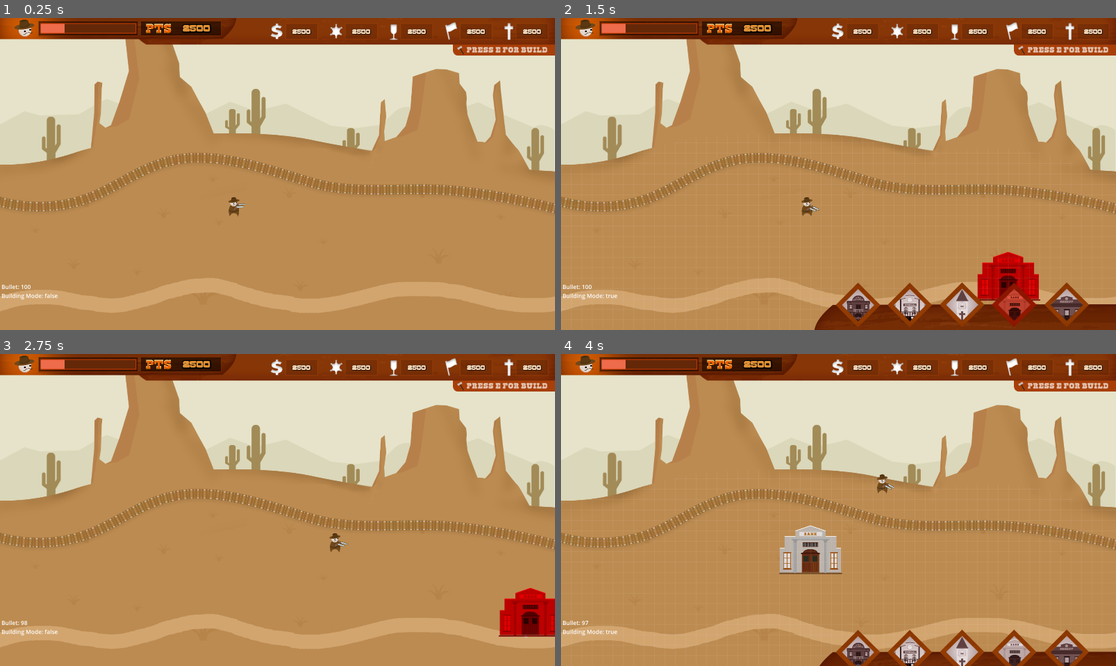
Above: before the commit, frames 1-4 (two rows, left to right).
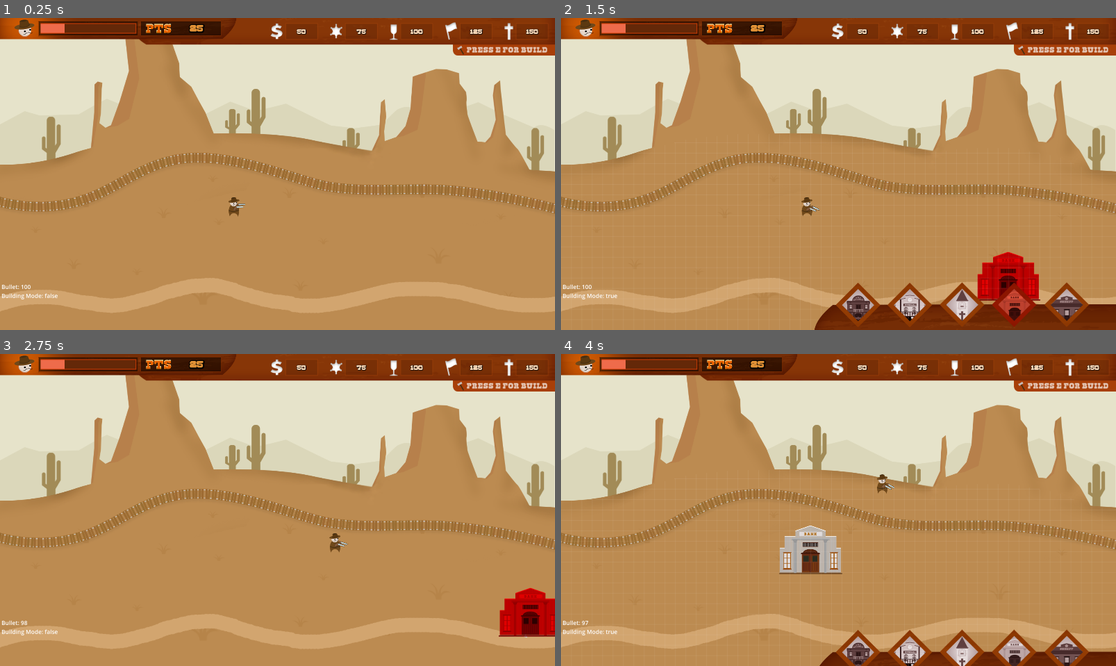
Above: after the commit, the same moments.

Repository: realfirat/A-Simple-Wild-West-Game
Game: Godot game, scene res://scenes/main.tscn
Same seed, same stepped clock (60 frames per second), same inputs: the game is played once before the commit and once after it.
Inputs (mouse positions are in pixels of both pictures, inside the frame that each line leads up to):
- Up to frame 1 (0.25 s): no input
- Up to frame 2 (1.5 s): tap Enter at 0.5 s; move the mouse to (960, 158) at 0.52 s; hold D (go_right) 0.53-1.28 s; tap E (build_mode) at 0.6 s; click (960, 158) at 0.67 s; move the mouse to (1016, 308) at 1.27 s; hold S (go_down) from 1.28 s (still down); click (1016, 308) at 1.35 s
- Up to frame 3 (2.75 s): move the mouse to (532, 637) at 2.02 s; release S (go_down) at 2.03 s; hold D (go_right) from 2.03 s (still down); tap E (build_mode) at 2.1 s; click (532, 637) at 2.17 s
- Up to frame 4 (4 s): move the mouse to (810, 572) at 2.77 s; release D (go_right) at 2.78 s; hold W (go_up) 2.78-3.53 s; click (810, 572) at 2.85 s; move the mouse to (1005, 556) at 3.52 s; hold A (go_left) from 3.53 s (still down); tap E (build_mode) at 3.6 s; click (1005, 556) at 3.67 s

The runs differ from the first frame. In frame 1, 0.3% of the frame differs, in the area x 32-98%, y 2-6%; in frame 2, 0.3%; in frame 3, 0.3%; in frame 4, 0.3%.

Commit message:
ust sag bar info box

Diff:
--- a/scenes/main.tscn
+++ b/scenes/main.tscn
@@ -23,6 +23,7 @@
 [ext_resource type="Texture2D" uid="uid://csrndtk0f6gja" path="res://assets/ustbar_bg.png" id="20_whiyo"]
 [ext_resource type="Texture2D" uid="uid://baacltsbox5g" path="res://assets/sag_top_bar.png" id="21_fkkjo"]
 [ext_resource type="FontFile" uid="uid://boui4cb0lutjf" path="res://fonts/Cowboy Manero.otf" id="21_hqvvg"]
+[ext_resource type="Script" path="res://scripts/info_bg.gd" id="24_4xypx"]
 
 [sub_resource type="RectangleShape2D" id="RectangleShape2D_8afdw"]
 size = Vector2(274, 1203)
@@ -47,8 +48,25 @@
 border_width_bottom = 2
 border_color = Color(0.827451, 0.239216, 0.0196078, 1)
 
+[sub_resource type="RectangleShape2D" id="RectangleShape2D_yhm4l"]
+size = Vector2(166, 57)
+
+[sub_resource type="RectangleShape2D" id="RectangleShape2D_vtfkp"]
+size = Vector2(167, 58)
+
+[sub_resource type="RectangleShape2D" id="RectangleShape2D_5dy58"]
+size = Vector2(149, 59)
+
+[sub_resource type="RectangleShape2D" id="RectangleShape2D_hnwt7"]
+size = Vector2(166, 59)
+
+[sub_resource type="RectangleShape2D" id="RectangleShape2D_i0tpu"]
+size = Vector2(153, 59)
+
 [node name="main" type="Node2D"]
 script = ExtResource("1_hc6o7")
+metadata/_edit_horizontal_guides_ = []
+metadata/_edit_vertical_guides_ = []
 
 [node name="bg_sky" type="Sprite2D" parent="."]
 z_index = -20
@@ -264,6 +282,12 @@
 text = "2500"
 horizontal_alignment = 1
 
+[node name="dollar_area" type="Area2D" parent="UI/top_bar/dollar"]
+
+[node name="CollisionShape2D" type="CollisionShape2D" parent="UI/top_bar/dollar/dollar_area"]
+position = Vector2(28, 9.5)
+shape = SubResource("RectangleShape2D_yhm4l")
+
 [node name="justice" type="Label" parent="UI/top_bar"]
 offset_left = 1196.0
 offset_top = 38.0
@@ -279,6 +303,12 @@
 text = "2500"
 horizontal_alignment = 1
 
+[node name="justice_area" type="Area2D" parent="UI/top_bar/justice"]
+
+[node name="CollisionShape2D" type="CollisionShape2D" parent="UI/top_bar/justice/justice_area"]
+position = Vector2(26.5, 8)
+shape = SubResource("RectangleShape2D_vtfkp")
+
 [node name="fun" type="Label" parent="UI/top_bar"]
 offset_left = 1388.0
 offset_top = 38.0
@@ -294,6 +324,12 @@
 text = "2500"
 horizontal_alignment = 1
 
+[node name="fun_area" type="Area2D" parent="UI/top_bar/fun"]
+
+[node name="CollisionShape2D" type="CollisionShape2D" parent="UI/top_bar/fun/fun_area"]
+position = Vector2(35.5, 8.5)
+shape = SubResource("RectangleShape2D_5dy58")
+
 [node name="independence" type="Label" parent="UI/top_bar"]
 offset_left = 1593.0
 offset_top = 38.0
@@ -309,6 +345,12 @@
 text = "2500"
 horizontal_alignment = 1
 
+[node name="independence_area" type="Area2D" parent="UI/top_bar/independence"]
+
+[node name="CollisionShape2D" type="CollisionShape2D" parent="UI/top_bar/independence/independence_area"]
+position = Vector2(28, 8.5)
+shape = SubResource("RectangleShape2D_hnwt7")
+
 [node name="faith" type="Label" parent="UI/top_bar"]
 offset_left = 1787.0
 offset_top = 38.0
@@ -323,6 +365,65 @@
 theme_override_font_sizes/font_size = 20
 text = "2500"
 horizontal_alignment = 1
+
+[node name="faith_area" type="Area2D" parent="UI/top_bar/faith"]
+
+[node name="CollisionShape2D" type="CollisionShape2D" parent="UI/top_bar/faith/faith_area"]
+position = Vector2(34.5, 8.5)
+shape = SubResource("RectangleShape2D_i0tpu")
+
+[node name="info_box" type="Node2D" parent="UI"]
+position = Vector2(-277, -133)
+
+[node name="info_bg" type="ColorRect" parent="UI/info_box"]
+unique_name_in_owner = true
+modulate = Color(1, 1, 1, 0.87451)
+offset_left = -131.0
+offset_right = 133.0
+offset_bottom = 122.0
+pivot_offset = Vector2(134, 61)
+color = Color(0.133333, 0.027451, 0.00784314, 1)
+script = ExtResource("24_4xypx")
+
+[node name="info_text" type="Label" parent="UI/info_box/info_bg"]
+unique_name_in_owner = true
+layout_mode = 1
+anchors_preset = 15
+anchor_right = 1.0
+anchor_bottom = 1.0
+offset_left = 9.0
+offset_top = 37.0
+offset_right = -9.0
+offset_bottom = -9.0
+grow_horizontal = 2
+grow_vertical = 2
+theme_override_colors/font_color = Color(0.921569, 0.6, 0.415686, 1)
+theme_override_colors/font_shadow_color = Color(0, 0, 0, 1)
+theme_override_constants/line_spacing = -7
+theme_override_font_sizes/font_size = 21
+text = "Textasf
+f sasfasf"
+horizontal_alignment = 1
+vertical_alignment = 1
+autowrap_mode = 3
+text_overrun_behavior = 2
+
+[node name="info_title" type="Label" parent="UI/info_box/info_bg"]
+unique_name_in_owner = true
+layout_mode = 1
+anchors_preset = 10
+anchor_right = 1.0
+offset_top = 12.0
+offset_bottom = 45.0
+grow_horizontal = 2
+theme_override_colors/font_color = Color(0.784314, 0.294118, 0.286275, 1)
+theme_override_colors/font_shadow_color = Color(0, 0, 0, 1)
+theme_override_constants/shadow_outline_size = 6
+theme_override_fonts/font = ExtResource("21_hqvvg")
+theme_override_font_sizes/font_size = 28
+text = "asdasd"
+horizontal_alignment = 1
+vertical_alignment = 1
 
 [node name="building_layer" type="Node2D" parent="."]
 z_index = 1
@@ -350,3 +451,13 @@
 [connection signal="input_event" from="UI/building_block/townhall/Area2D" to="UI/building_block/townhall" method="_on_area_2d_input_event"]
 [connection signal="mouse_entered" from="UI/building_block/townhall/Area2D" to="UI/building_block/townhall" method="_on_area_2d_mouse_entered"]
 [connection signal="mouse_exited" from="UI/building_block/townhall/Area2D" to="UI/building_block/townhall" method="_on_area_2d_mouse_exited"]
+[connection signal="mouse_entered" from="UI/top_bar/dollar/dollar_area" to="UI/info_box/info_bg" method="_on_dollar_area_mouse_entered"]
+[connection signal="mouse_exited" from="UI/top_bar/dollar/dollar_area" to="UI/info_box/info_bg" method="_on_dollar_area_mouse_exited"]
+[connection signal="mouse_entered" from="UI/top_bar/justice/justice_area" to="UI/info_box/info_bg" method="_on_justice_area_mouse_entered"]
+[connection signal="mouse_exited" from="UI/top_bar/justice/justice_area" to="UI/info_box/info_bg" method="_on_justice_area_mouse_exited"]
+[connection signal="mouse_entered" from="UI/top_bar/fun/fun_area" to="UI/info_box/info_bg" method="_on_fun_area_mouse_entered"]
+[connection signal="mouse_exited" from="UI/top_bar/fun/fun_area" to="UI/info_box/info_bg" method="_on_fun_area_mouse_exited"]
+[connection signal="mouse_entered" from="UI/top_bar/independence/independence_area" to="UI/info_box/info_bg" method="_on_independence_area_mouse_entered"]
+[connection signal="mouse_exited" from="UI/top_bar/independence/independence_area" to="UI/info_box/info_bg" method="_on_independence_area_mouse_exited"]
+[connection signal="mouse_entered" from="UI/top_bar/faith/faith_area" to="UI/info_box/info_bg" method="_on_faith_area_mouse_entered"]
+[connection signal="mouse_exited" from="UI/top_bar/faith/faith_area" to="UI/info_box/info_bg" method="_on_faith_area_mouse_exited"]
--- a/scripts/global_variables.gd
+++ b/scripts/global_variables.gd
@@ -4,3 +4,9 @@
 var is_build_mode = false
 var is_a_building_selected = 0
 var hp = 25
+var score = 25
+var dollar = 50
+var justice = 75
+var fun = 100
+var independence = 125
+var faith = 150
--- /dev/null
+++ b/scripts/info_bg.gd
@@ -0,0 +1,61 @@
+extends ColorRect
+
+var text
+var title
+
+func _ready():
+	text = %info_text
+	title = %info_title
+
+func _on_dollar_area_mouse_entered():
+	title.text = "MONEY"
+	text.text = "Every bullet has a price..."
+	self.visible = true
+	global_position = Vector2(934, 76)
+
+func _on_dollar_area_mouse_exited():
+	self.visible = false
+
+
+func _on_justice_area_mouse_entered():
+	title.text = "JUSTICE"
+	text.text = "Enemies will be more stronger but drop more money"
+	self.visible = true
+	global_position = Vector2(1139, 75)
+
+
+func _on_justice_area_mouse_exited():
+	self.visible = false
+
+
+func _on_fun_area_mouse_entered():
+	title.text = "FUN"
+	text.text = "Your town attracts tourists"
+	self.visible = true
+	global_position = Vector2(1348, 75)
+
+
+func _on_fun_area_mouse_exited():
+	self.visible = false
+
+
+func _on_independence_area_mouse_entered():
+	title.text = "INDEPENDENCE"
+	text.text = "You make more money but federal Soldiers will hunt you"
+	self.visible = true
+	global_position = Vector2(1538, 76)
+
+
+func _on_independence_area_mouse_exited():
+	self.visible = false
+
+
+func _on_faith_area_mouse_entered():
+	title.text = "FAITH"
+	text.text = "You regain some hp but natives will hunt you"
+	self.visible = true
+	global_position = Vector2(1657, 87)
+
+
+func _on_faith_area_mouse_exited():
+	self.visible = false
--- a/scripts/top_bar.gd
+++ b/scripts/top_bar.gd
@@ -2,3 +2,15 @@
 
 func _process(delta):
 	$ProgressBar.value = global_variables.hp
+	$score.text = str(global_variables.score)
+	$dollar.text = str(global_variables.dollar)
+	$justice.text = str(global_variables.justice)
+	$fun.text = str(global_variables.fun)
+	$independence.text = str(global_variables.independence)
+	$faith.text = str(global_variables.faith)
+
+	# dollar -> bina yapmaya, kurşun harcamaya yarar
+	# justice -> düşmanlardan daha çok para kazanmaya yarar
+	# fun -> turist gelmesini sağlar
+	# independence -> bol para düşüren düşmanlar gelir
+	# faith -> belli bir zamanda can yenilenir
Not shown: 1 places in scenes/main.tscn that only renumber resources
